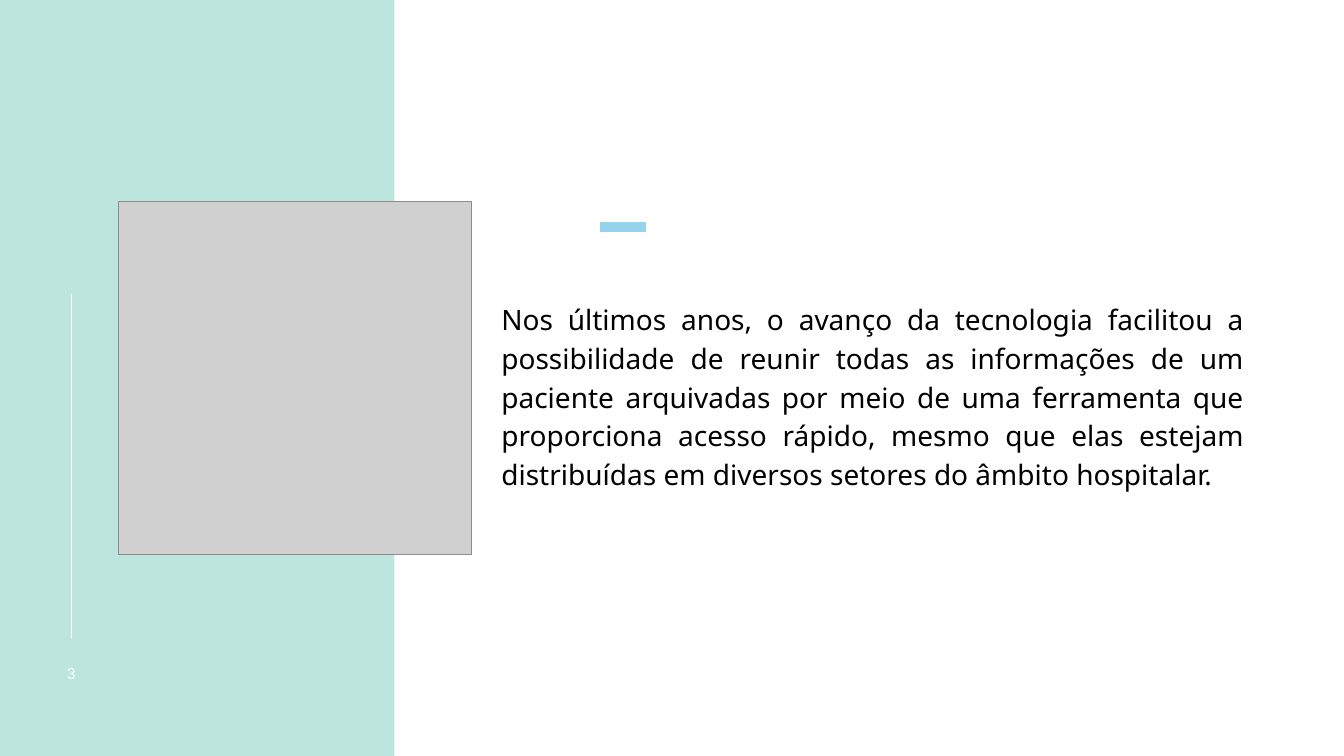
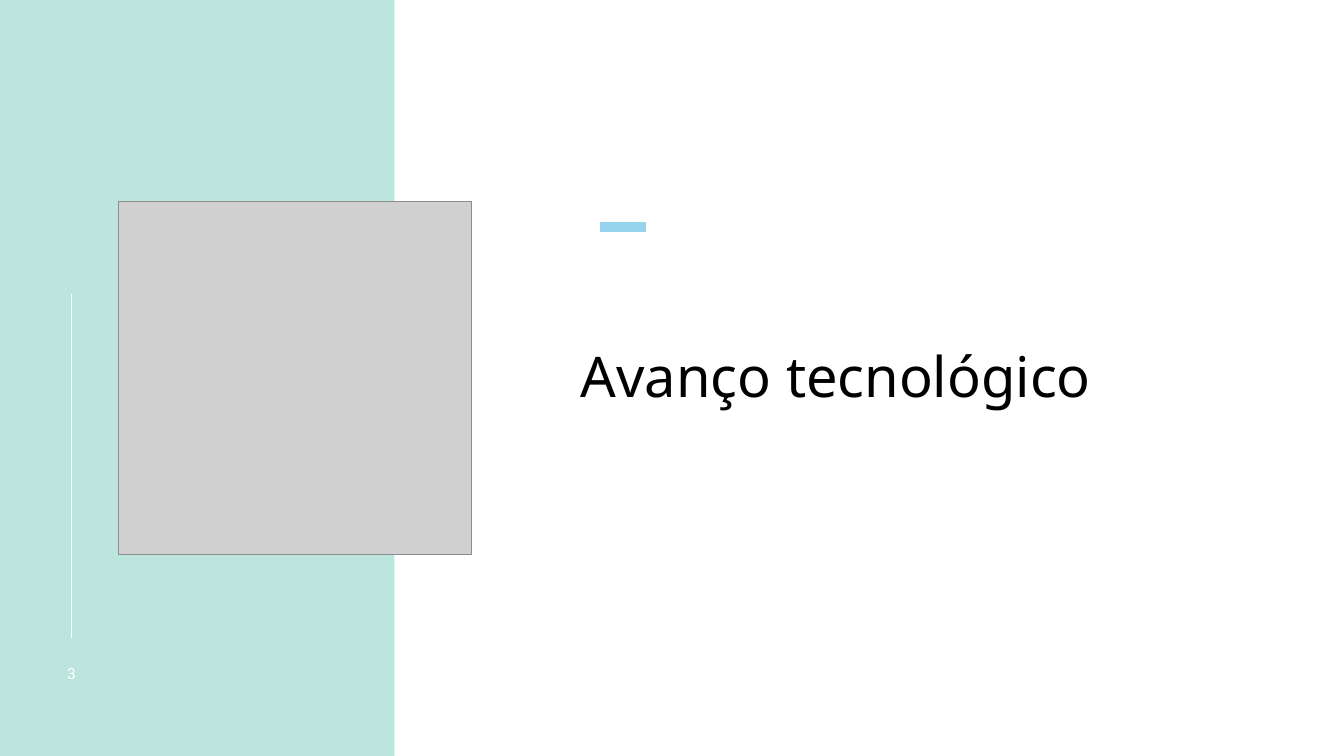
Before and after one commit to tbgbarros/PI-2-DSM2SEM, a slide deck: slide 3 of APRESENTAÇÕES/PSU.pptx. Drawn at 1344x756 pixels with LibreOffice and Linux fonts; fonts in the diff are those of the drawing; grey boxes stand for pictures. Boxes give left, top, right and bottom in pixels: in the first picture for what was removed or moved away, otherwise in the second. Text is boxed around its words. In the diff, an @@ line names an element or a change of style, - is before the commit and + after.

```diff
--- a/APRESENTAÇÕES/PSU.pptx
+++ b/APRESENTAÇÕES/PSU.pptx
@@ text at bbox=[581, 354, 1091, 411]: text changed; size 20 to 40 pt @@
-Nos últimos anos, o avanço da tecnologia facilitou a possibilidade de reunir todas as informações de um paciente arquivadas por meio de uma ferramenta que proporciona acesso rápido, mesmo que elas estejam distribuídas em diversos setores do âmbito hospitalar.
+Avanço tecnológico
```
